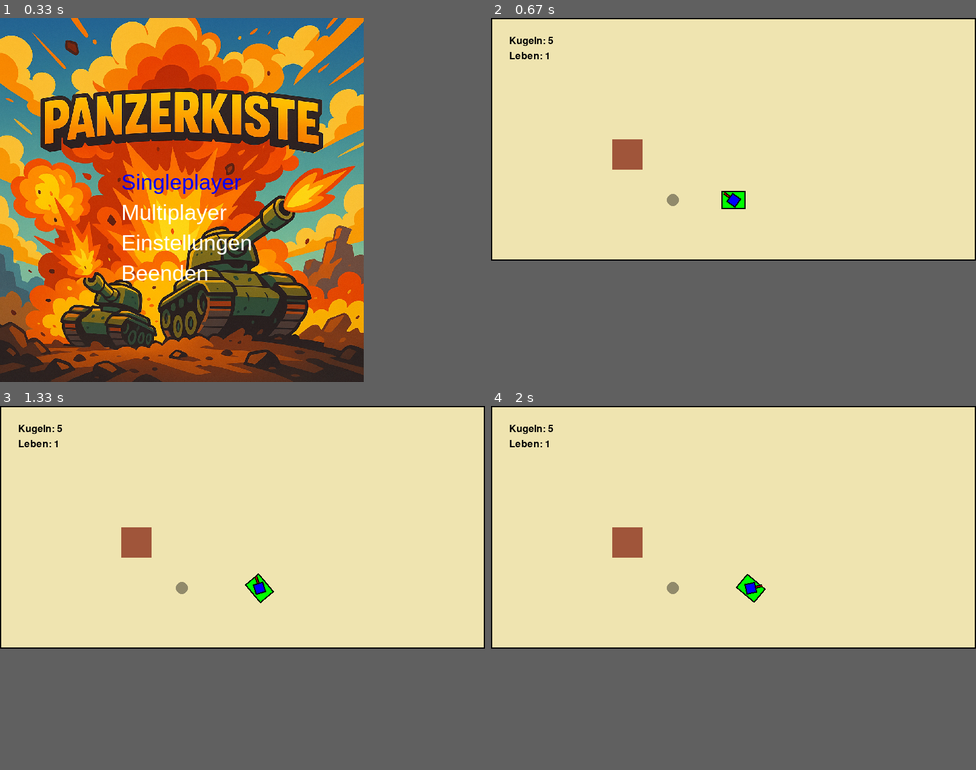
Above: before the commit, frames 1-4 (two rows, left to right).
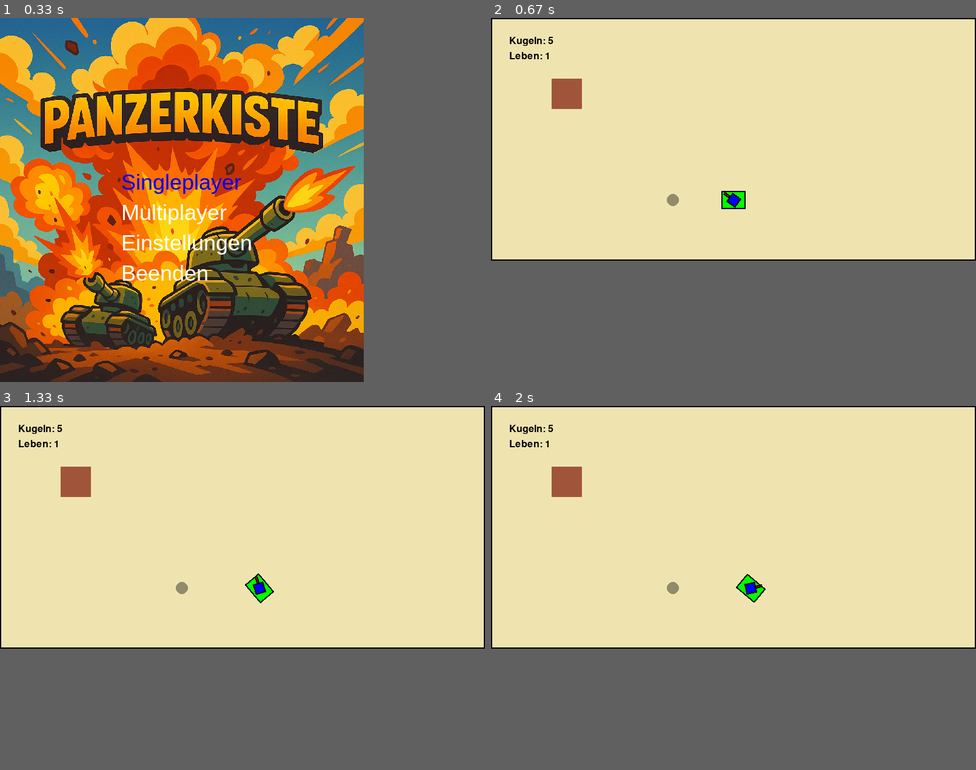
Above: after the commit, the same moments.

Repository: Keksfabrik-glitch/Panzerkiste
Game: pygame game, started from Main.py
Two runs of this game, one before a commit and one after it. Both use one fixed random seed, a clock stepped at 60 frames per second and the inputs below.
Inputs (mouse positions are in pixels of both pictures, inside the frame that each line leads up to):
- Up to frame 1 (0.33 s): no input
- Up to frame 2 (0.67 s): tap Enter at 0.33 s
- Up to frame 3 (1.33 s): hold W 0.67-1.13 s; move the mouse to (223, 537) at 0.7 s; hold D from 1.17 s (still down); move the mouse to (242, 544) at 1.2 s
- Up to frame 4 (2 s): release D at 1.63 s; hold A from 1.67 s (still down); move the mouse to (782, 580) at 1.7 s

Frame 1 is identical in both runs. In frame 2, 1.0% of the frame differs, in the area x 12-32%, y 16-42%; in frame 3, 1.0%; in frame 4, 1.0%.

Commit message:
Maps können in Maps.py erstellt werden

Diff:
--- /dev/null
+++ b/Maps.py
@@ -0,0 +1,56 @@
+
+map1 = {
+    "walls": [
+        {"x": 300, "y": 100, "w": 200, "h": 20, "destroyable": False},
+        {"x": 300, "y": 280, "w": 200, "h": 20, "destroyable": False}
+    ],
+    "holes": [
+        {"x": 400, "y": 200, "radius": 25}
+    ],
+    "player_start": (100, 100)
+}
+map2 = {
+    "walls": [
+        {"x": 100, "y": 50, "w": 20, "h": 300, "destroyable": True},
+        {"x": 200, "y": 100, "w": 20, "h": 250, "destroyable": True},
+        {"x": 300, "y": 50, "w": 20, "h": 300, "destroyable": True},
+        {"x": 400, "y": 100, "w": 20, "h": 250, "destroyable": True}
+    ],
+    "holes": [
+        {"x": 150, "y": 350, "radius": 15},
+        {"x": 450, "y": 350, "radius": 15}
+    ],
+    "player_start": (50, 200)
+}
+map3 = {
+    "walls": [
+        {"x": 100, "y": 100, "w": 600, "h": 20, "destroyable": False},
+        {"x": 100, "y": 100, "w": 20, "h": 200, "destroyable": False},
+        {"x": 680, "y": 100, "w": 20, "h": 200, "destroyable": False},
+        {"x": 100, "y": 280, "w": 600, "h": 20, "destroyable": False},
+        {"x": 300, "y": 120, "w": 20, "h": 160, "destroyable": True}
+    ],
+    "holes": [
+        {"x": 400, "y": 200, "radius": 10}
+    ],
+    "player_start": (120, 120)
+}
+map_4 = {
+    "walls": [
+        {"x": 0, "y": 0, "w": 800, "h": 2, "destroyable": False},
+        {"x": 200, "y": 200, "w": 50, "h": 50, "destroyable": True}
+    ],
+    "holes": [
+        {"x": 300, "y": 300, "radius": 10}
+    ],
+    "player_start": (400, 300)
+}
+map_test = {
+    "walls": [
+        {"x": 100, "y": 100, "w": 50, "h": 50, "destroyable": True},
+    ],
+    "holes": [
+        {"x": 300, "y": 300, "radius": 10}
+    ],
+    "player_start": (400, 300)
+}
--- a/panzer.py
+++ b/panzer.py
@@ -1,6 +1,7 @@
 import pygame
 import math
 import random
+import Maps as M
 
 pygame.init()
 clock = pygame.time.Clock()
@@ -349,7 +350,7 @@
                 farbe = (255, 0, 0)  # normal rot, kein Blinken
                 if self.early == False:
                     explosions_sprite = pygame.sprite.Sprite()
-                    radius = 8 # Kugeln sollen nur wenn sie bei AUF die Miene fliegen diese Aktivieren. Spieler sollen sie auhc im Umkreis aktivieren. Daher unterschiedlicher Radius
+                    radius = 8 # Kugeln sollen nur, wenn sie bei AUF die Miene fliegen, diese Aktivieren. Spieler sollen sie auch im Umkreis aktivieren. Daher unterschiedlicher Radius
                     explosions_sprite.image = pygame.Surface((radius*2, radius*2), pygame.SRCALPHA)
                     pygame.draw.circle(explosions_sprite.image, (255, 0, 0, 128), (radius, radius), radius)
                     explosions_sprite.rect = explosions_sprite.image.get_rect(center=(self.pos.x, self.pos.y))
@@ -374,6 +375,30 @@
 
             pygame.draw.circle(screen, farbe, (int(self.pos.x), int(self.pos.y)), 8)
 
+def lade_map(map_data):
+    wände.empty()
+    löcher.empty()
+
+    # Map-spezifische Wände laden
+    for wand in map_data.get("walls", []):
+        wände.add(Wall(wand["x"], wand["y"], wand["w"], wand["h"], wand.get("destroyable", False)))
+
+    # Immer die vier Randwände laden
+    wände.add(Wall(0, 0, WIDTH, 2))                  # Oben
+    wände.add(Wall(0, HEIGHT - 2, WIDTH, 2))         # Unten
+    wände.add(Wall(0, 0, 2, HEIGHT))                 # Links
+    wände.add(Wall(WIDTH - 2, 0, 2, HEIGHT))         # Rechts
+
+    # Löcher laden
+    for loch in map_data.get("holes", []):
+        löcher.add(Loch(loch["x"], loch["y"], loch["radius"]))
+
+    # Spieler neu platzieren
+    global player
+    player = Player(map_data["player_start"], "Spieler1")
+    spieler_gruppe.empty()
+    spieler_gruppe.add(player)
+
 def Main(screen = None):
     global player, running
     WIDTH, HEIGHT = 800, 400
@@ -381,18 +406,7 @@
         screen = pygame.display.set_mode((WIDTH, HEIGHT))  # Fenstergröße für das Spiel
     pygame.display.set_caption("Panzerkiste")  # Fenstertitel
 
-    player = Player((400, 300), "Spieler1")
-    spieler_gruppe.empty()
-    spieler_gruppe.add(player)
-    # Wände + Löcher
-    wände.add(Wall(0, 0, WIDTH, 2))  # Oben
-    wände.add(Wall(0, HEIGHT - 2, WIDTH, 2))  # Unten
-    wände.add(Wall(0, 0, 2, HEIGHT))  # Links
-    wände.add(Wall(WIDTH - 2, 0, 2, HEIGHT))  # Rechts
-    wände.add(Wall(200, 200, 50, 50, zerstörbarkeit=True, ))  # zerstörbar
-
-    löcher.add(Loch(300, 300, radius=10))
-
+    lade_map(M.map_test)
     running = True
     clock = pygame.time.Clock()
 
